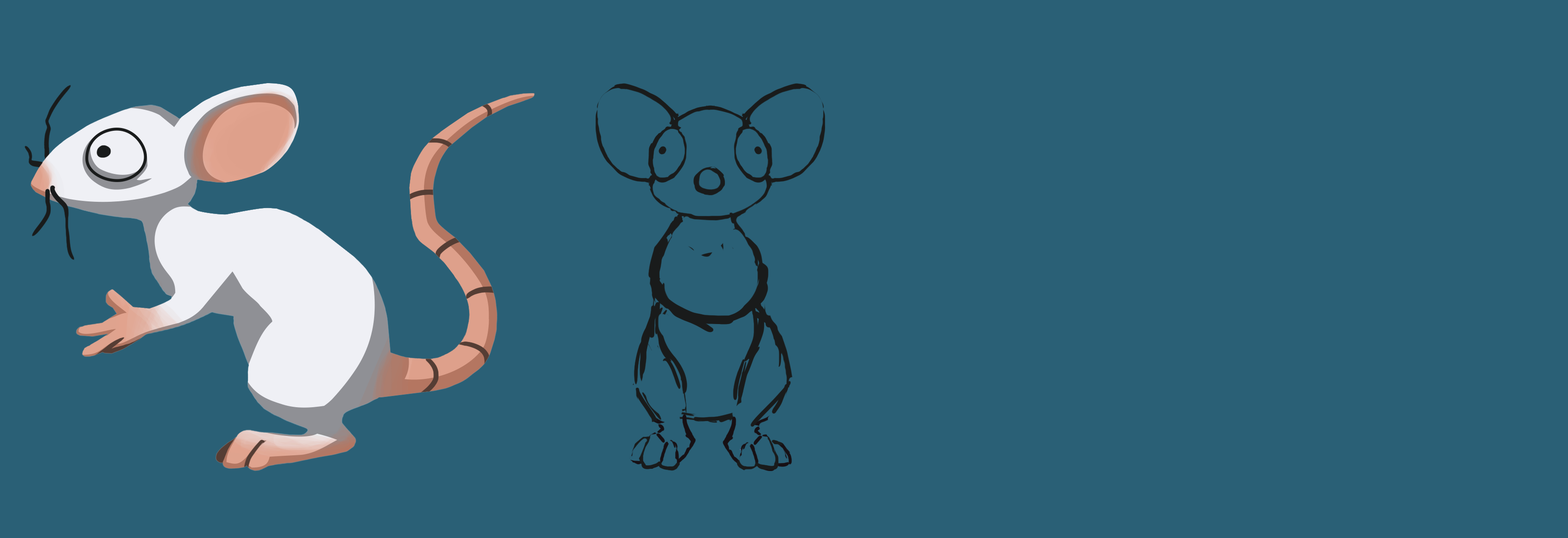
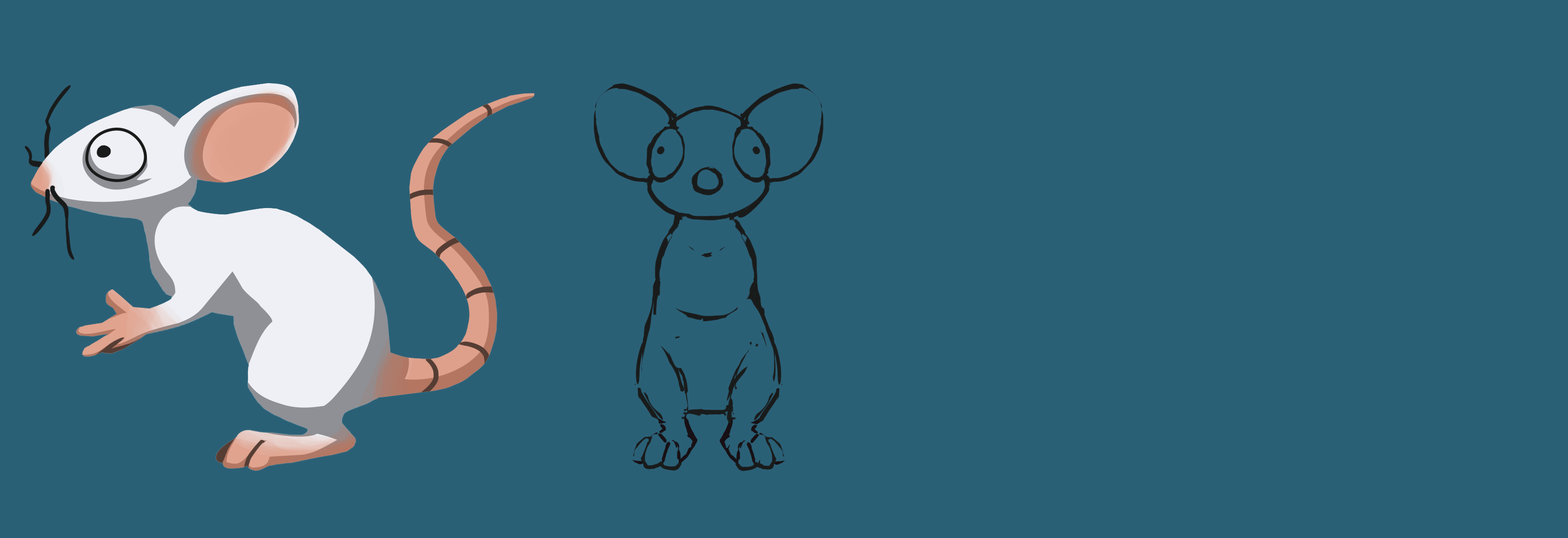
The second 1568 x 538 image is a revision of the first. Changes to its layers:
painted on "front sprite sketch" over (593, 83, 826, 472)
